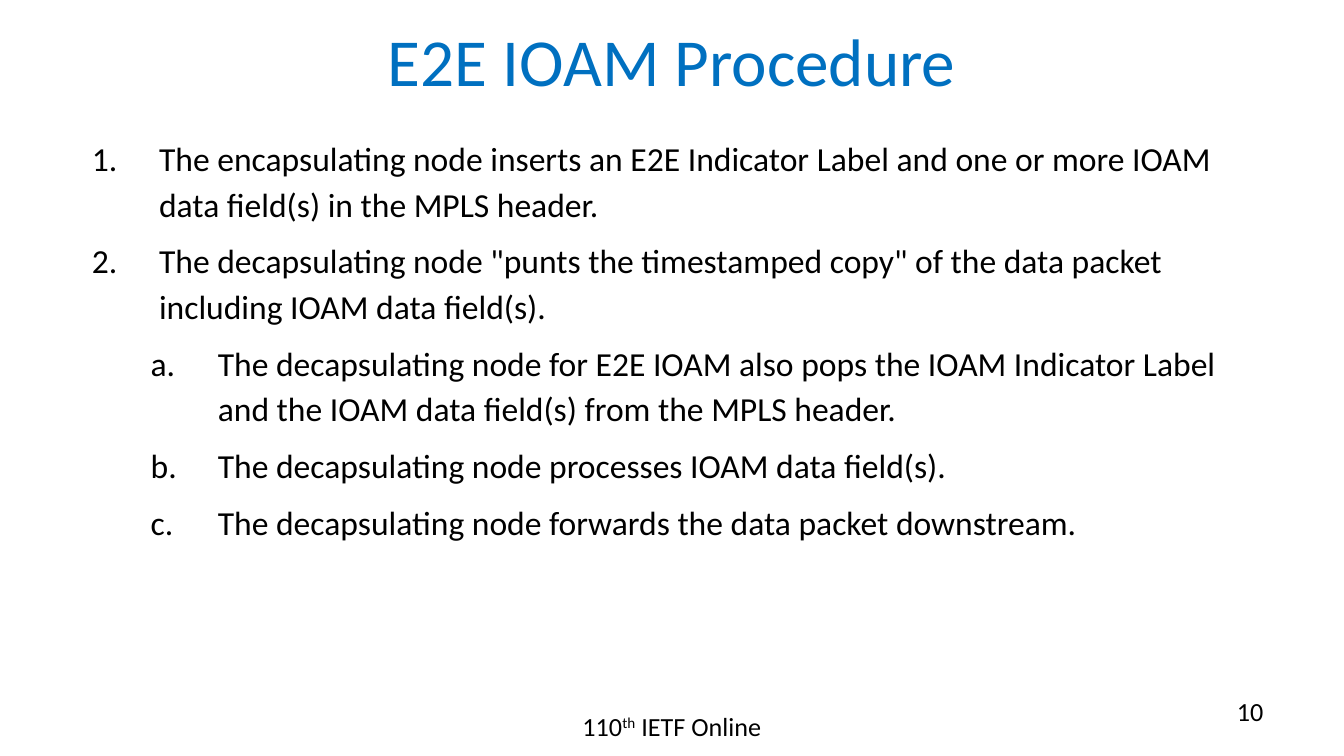
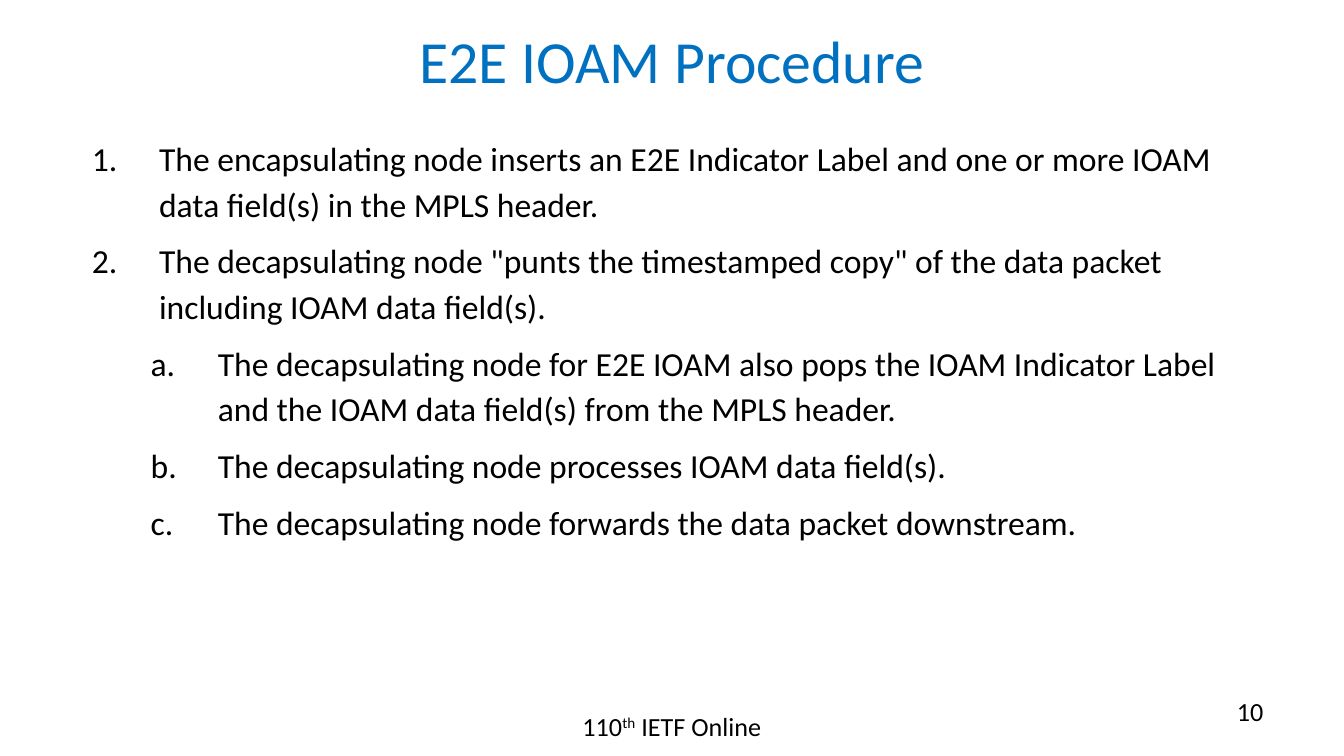
Before and after one commit to rakgandhi/ietf-slides, a slide deck: slide 10 of draft-gandhi-mpls-ioam-sr-05.pptx. Drawn at 1344x756 pixels with LibreOffice and Linux fonts; fonts in the diff are those of the drawing. Boxes give left, top, right and bottom in pixels: in the first picture for what was removed or moved away, otherwise in the second. Text is boxed around its words. In the diff, an @@ line names an element or a change of style, - is before the commit and + after.

```diff
--- a/draft-gandhi-mpls-ioam-sr-05.pptx
+++ b/draft-gandhi-mpls-ioam-sr-05.pptx
@@ title "E2E IOAM Procedure" at (419,41,924,84): size 36 to 32 pt @@
```
Also in this commit, not shown: 5 other slides changed, 4 slides removed, 1 other file.
